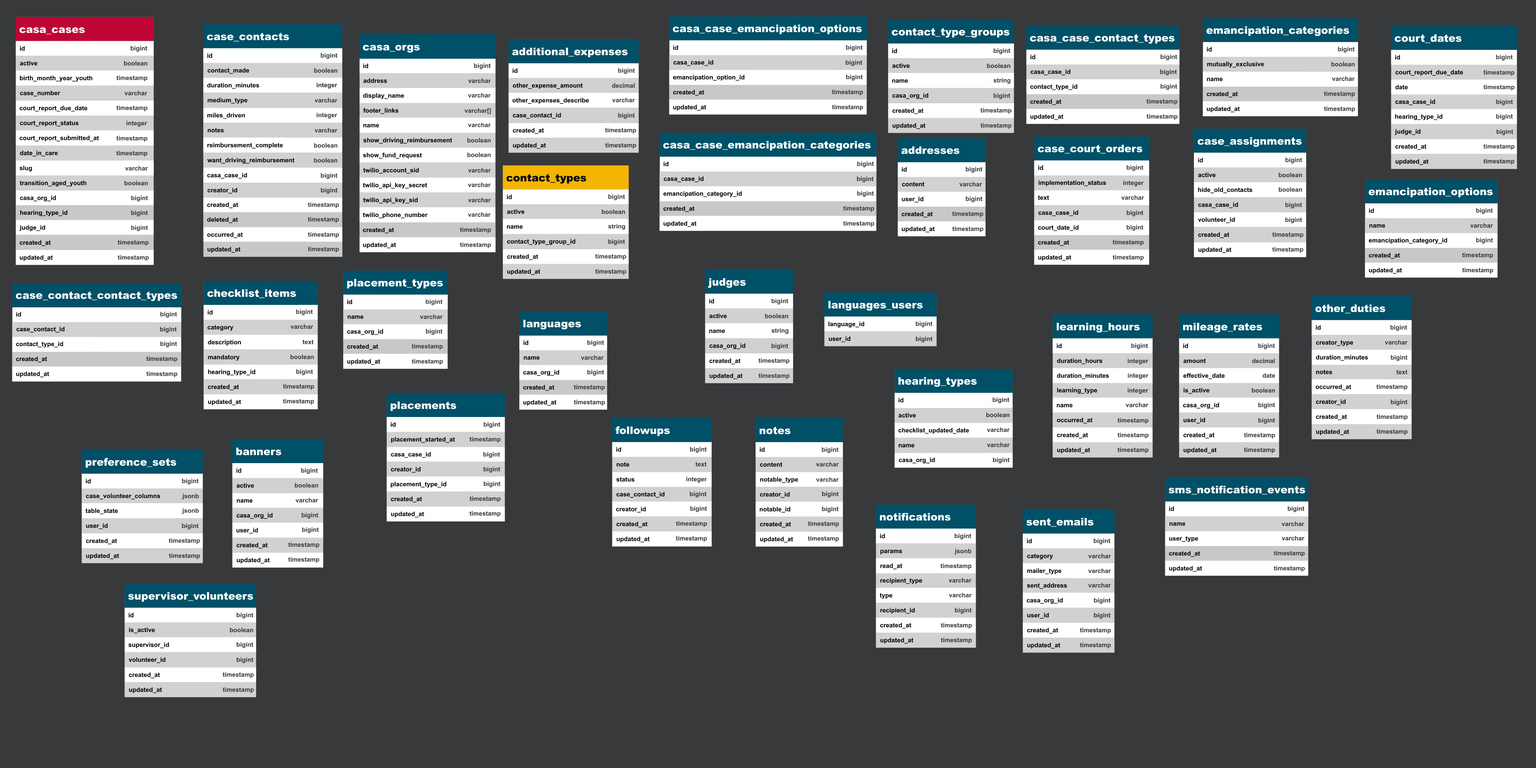
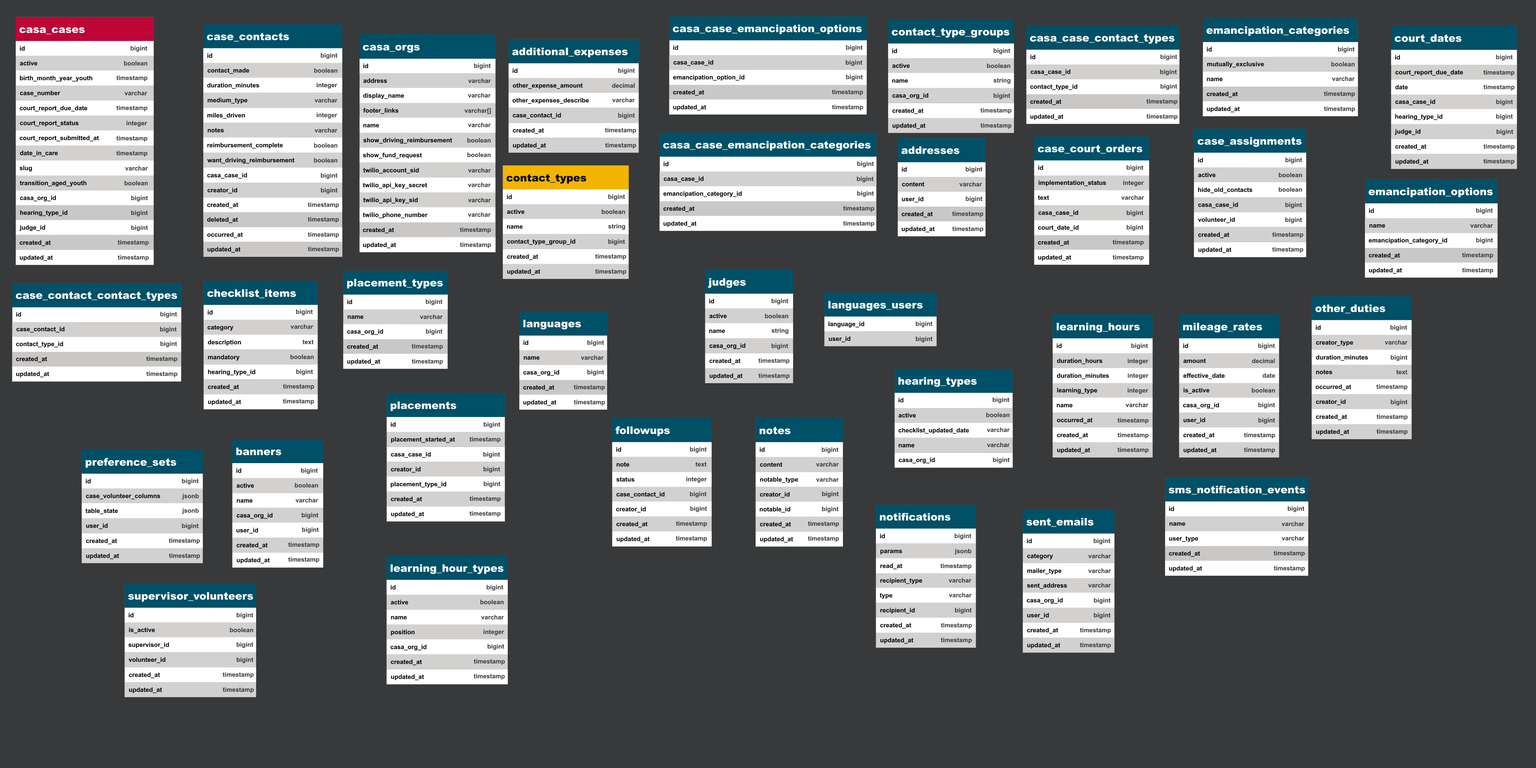
Layer changes from the first 1536×768 image to the second:
pixels changed over [386, 555, 509, 685] (layer not identified)
